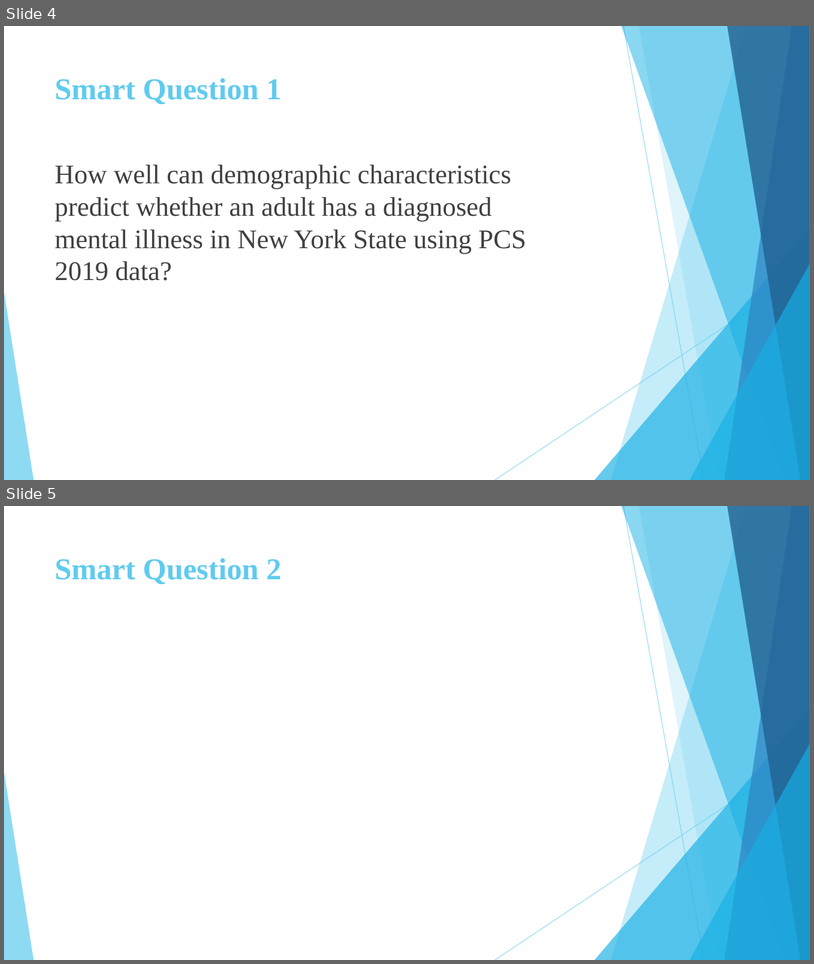
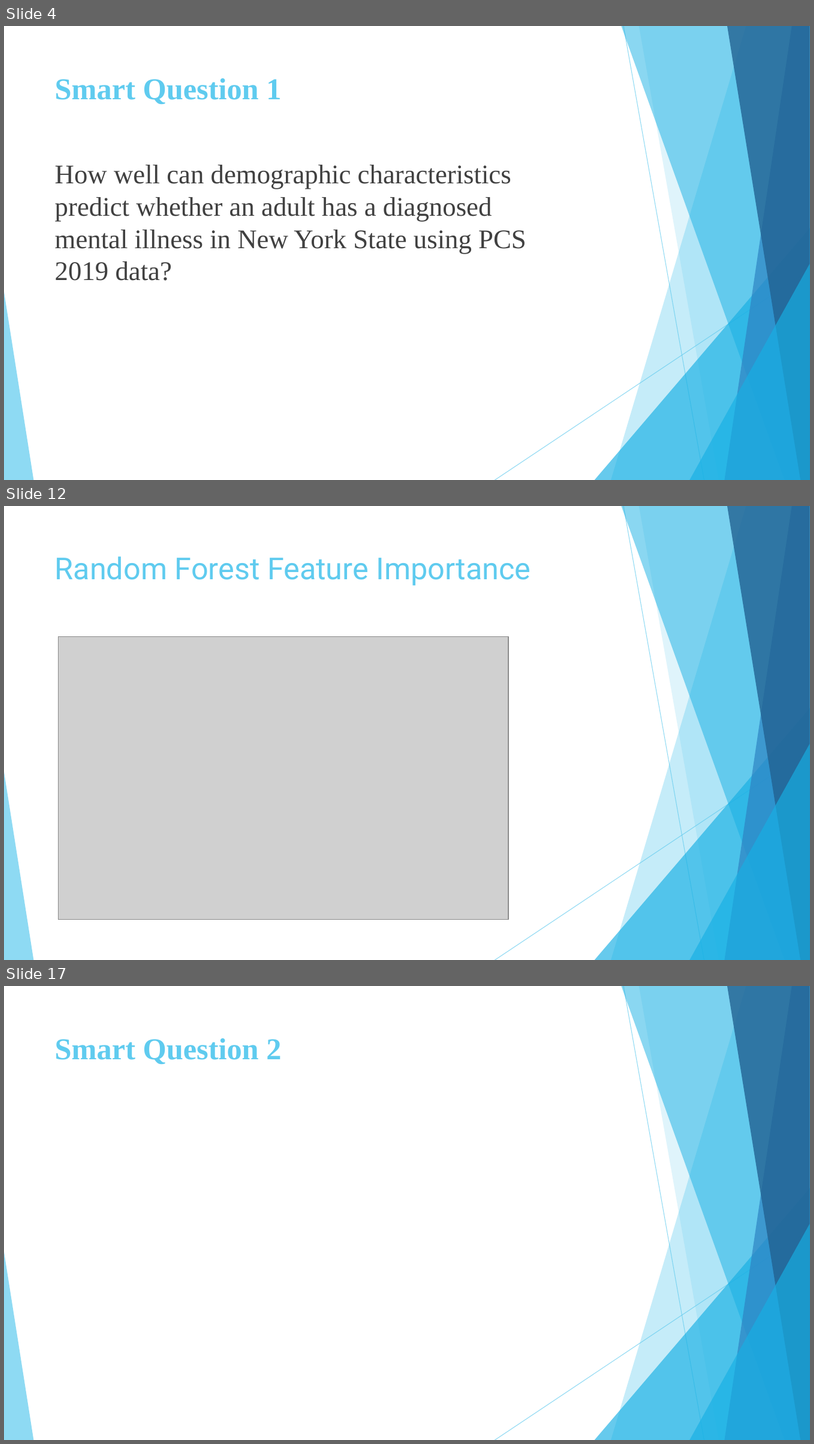
Before and after one commit to daniasalman6/Project-Data-Mining, a slide deck: Presentation/Final_Presentation.pptx. Shown one above the other, each under a label of ours: slides 4 and 5 before the commit, slides 4, 12 and 17 after it; the slides between them are not shown. The pictures are 814x964 and 814x1444 pixels, drawn with LibreOffice and Linux fonts; fonts in the diff are those of the drawing; grey boxes stand for pictures. Boxes give left, top, right and bottom in pixels: in the first picture for what was removed or moved away, otherwise in the second. Text is boxed around its words. In the diff, an @@ line names an element or a change of style, - is before the commit and + after.

```diff
--- a/Presentation/Final_Presentation.pptx
+++ b/Presentation/Final_Presentation.pptx
@@ slide 12 added at [4,506,810,960], background #FFFFFF; not listed: 10 template elements that a slide beside it also shows @@
@@ title added at [55,556,531,585], 36 pt, text #5FCBEF @@
+Random Forest Feature Importance
@@ picture added at [59,637,509,919] @@
@@ what was slide 5 is now slide 17 @@
```
Also in this commit, not shown: 1 slide changed, 10 other slides added.
